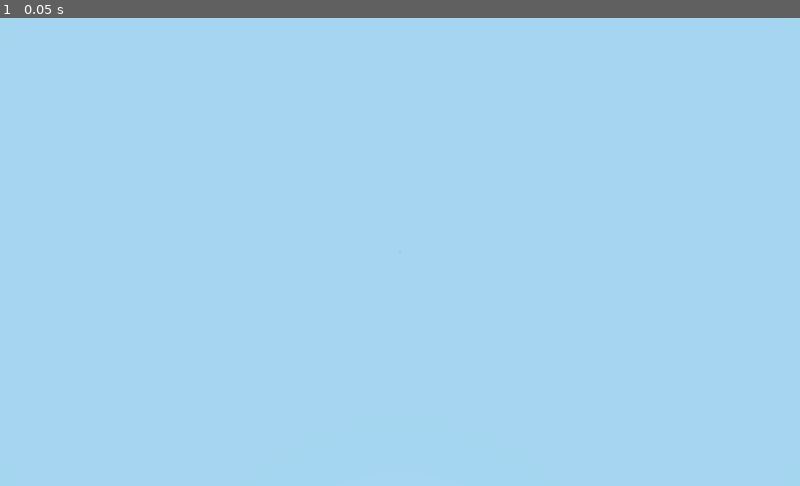
Above: before the commit, frame 1.
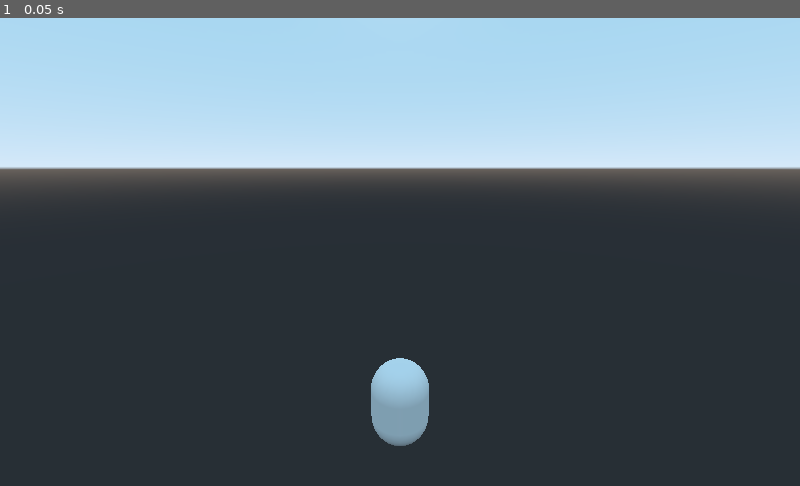
Above: after the commit, the same moment.

Repository: zilazod/don-fluffols
Game: Godot game, scene res://player.tscn
Same seed, same stepped clock (60 frames per second), same inputs: the game is played once before the commit and once after it. The project has no main scene, so this scene is started directly.
Inputs:
- Up to frame 1 (0.05 s): no input

The runs differ from the first frame. In frame 1, 77% of the frame differs, in the area x 0-100%, y 19-100%.

Commit message:
player and tile block
worked on player camera and made a tile block

Diff:
--- /dev/null
+++ b/player.gd
@@ -0,0 +1 @@
+extends KinematicBody
--- a/player.tscn
+++ b/player.tscn
@@ -1,9 +1,14 @@
-[gd_scene load_steps=2 format=2]
+[gd_scene load_steps=4 format=2]
+
+[ext_resource path="res://player.gd" type="Script" id=1]
 
 [sub_resource type="CapsuleShape" id=1]
 
+[sub_resource type="CapsuleMesh" id=2]
+
 [node name="player" type="KinematicBody"]
 input_ray_pickable = false
+script = ExtResource( 1 )
 
 [node name="CollisionShape" type="CollisionShape" parent="."]
 transform = Transform( 1, 0, 0, 0, -4.37114e-08, -1, 0, 1, -4.37114e-08, 0, 0, 0 )
@@ -13,5 +18,10 @@
 transform = Transform( 1, 0, 0, 0, -4.37114e-08, -1, 0, 1, -4.37114e-08, 0, 0, 0 )
 
 [node name="Camera" type="Camera" parent="Spatial"]
-transform = Transform( 1, 0, 0, 0, 1, 0, 0, 0, 1, 0, 0, 5 )
+transform = Transform( 1, 0, 0, 0, -0.243734, 0.969842, 0, -0.969842, -0.243734, 0, 5, -3.92826 )
 current = true
+
+[node name="MeshInstance" type="MeshInstance" parent="Spatial"]
+transform = Transform( 0.5, 0, 0, 0, 0.499983, -0.00409271, 0, 0.00409271, 0.499983, 0, 0, 0 )
+mesh = SubResource( 2 )
+material/0 = null
--- /dev/null
+++ b/tiles.tscn
@@ -0,0 +1,18 @@
+[gd_scene load_steps=3 format=2]
+
+[sub_resource type="CubeMesh" id=1]
+size = Vector3( 1, 1, 1 )
+
+[sub_resource type="BoxShape" id=2]
+extents = Vector3( 0.502614, 0.548567, 0.540062 )
+
+[node name="tiles" type="Spatial"]
+
+[node name="block" type="MeshInstance" parent="."]
+mesh = SubResource( 1 )
+material/0 = null
+
+[node name="StaticBody" type="StaticBody" parent="block"]
+
+[node name="CollisionShape" type="CollisionShape" parent="block/StaticBody"]
+shape = SubResource( 2 )
